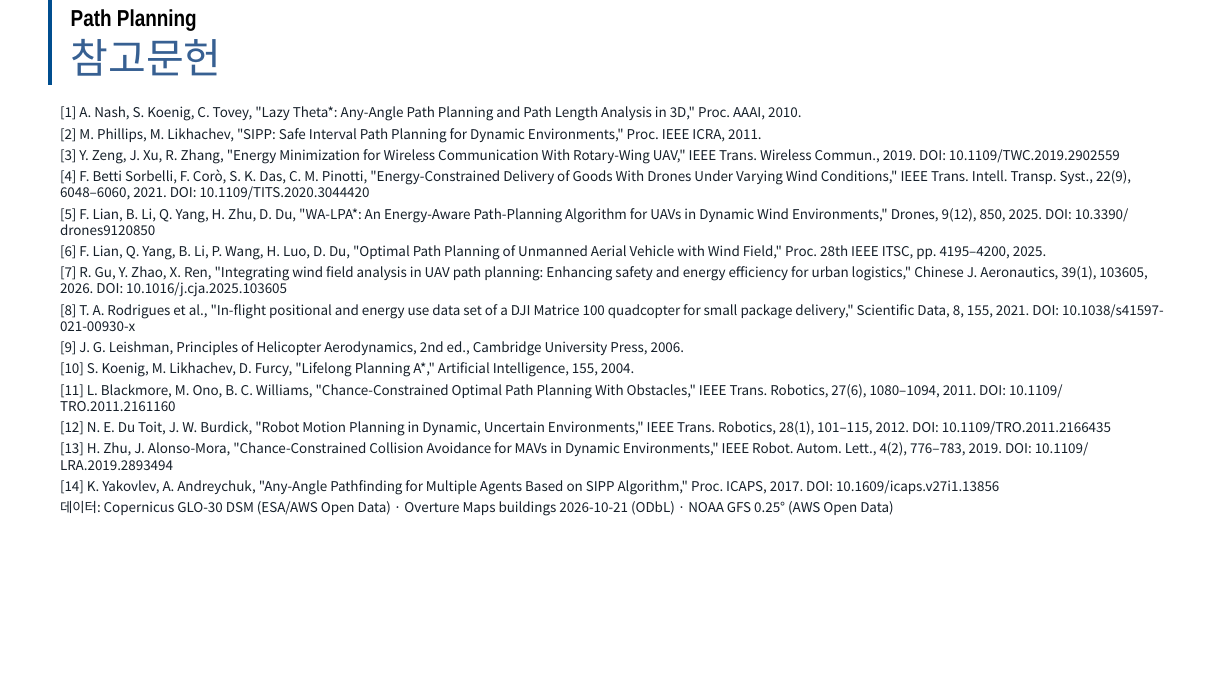
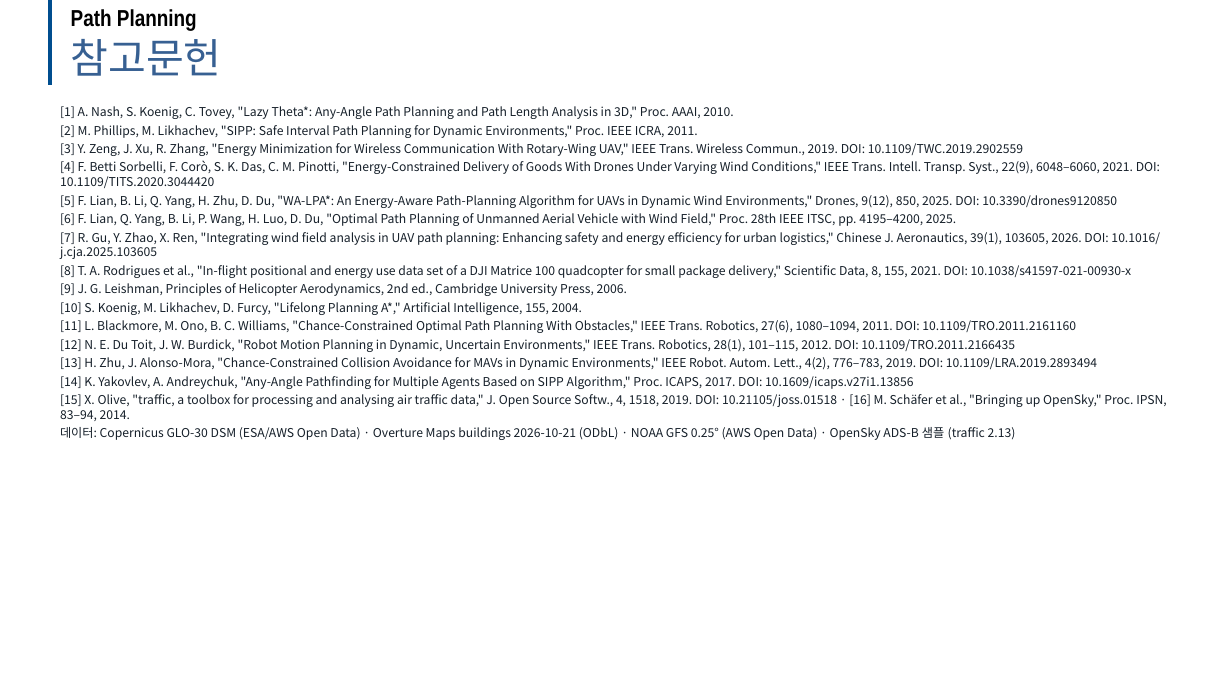
Before and after one commit to dnfl5345/Drone_path_opt, a slide deck: slide 29 of docs/drone_soc_path_planning_dev.pptx (slide 27 before the commit). Drawn at 1232x693 pixels with LibreOffice and Linux fonts; fonts in the diff are those of the drawing; background and template pictures are left out. Boxes give left, top, right and bottom in pixels: in the first picture for what was removed or moved away, otherwise in the second. Text is boxed around its words. In the diff, an @@ line names an element or a change of style, - is before the commit and + after.

```diff
--- a/docs/drone_soc_path_planning_dev.pptx
+++ b/docs/drone_soc_path_planning_dev.pptx
@@ text at bbox=[60, 106, 1160, 389]: size 10.5 to 9.5 pt in "[1] A. Nash, S. Koenig, C. Tovey, ...", "[2] M. Phillips, M. Likhachev, "SIPP: Safe ...", "[3] Y. Zeng, J. Xu, R. Zhang, ...", "[4] F. Betti Sorbelli, F. Corò, S. ..." and 10 more places; less space between paragraphs @@
@@ text at bbox=[60, 394, 1167, 440]: text changed; size 10.5 to 9.5 pt @@
-데이터: Copernicus GLO-30 DSM (ESA/AWS Open Data) · Overture Maps buildings 2026-10-21 (ODbL) · NOAA GFS 0.25° (AWS Open Data)
+[15] X. Olive, "traffic, a toolbox for processing and analysing air traffic data," J. Open Source Softw., 4, 1518, 2019. DOI: 10.21105/joss.01518 · [16] M. Schäfer et al., "Bringing up OpenSky," Proc. IPSN, 83–94, 2014.
+데이터: Copernicus GLO-30 DSM (ESA/AWS Open Data) · Overture Maps buildings 2026-10-21 (ODbL) · NOAA GFS 0.25° (AWS Open Data) · OpenSky ADS-B 샘플 (traffic 2.13)
```
Also in this commit, not shown: 1 other slide changed, 2 slides added, 14 other files.
